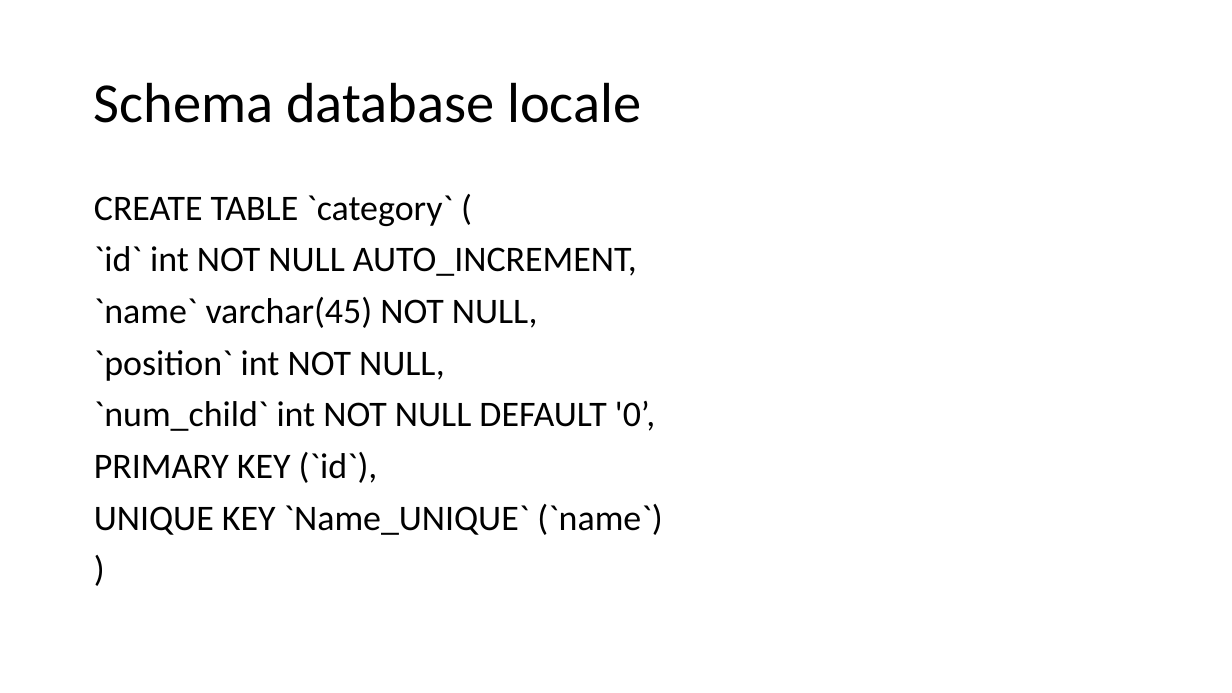
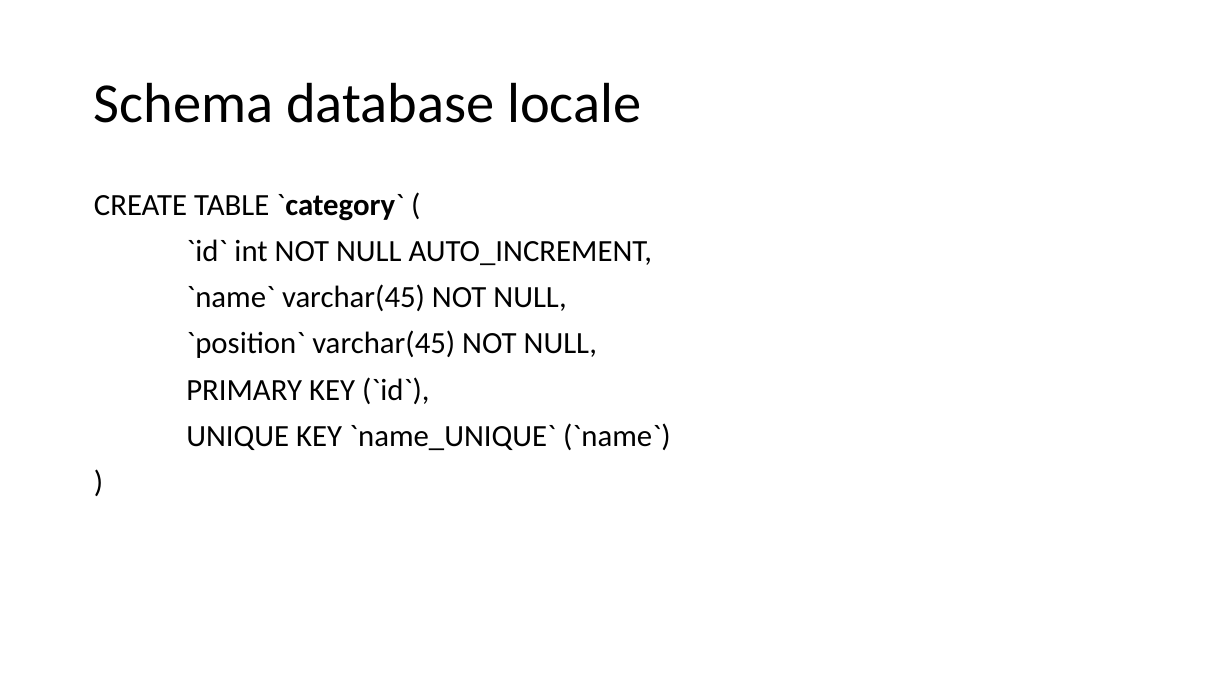
Before and after one commit to Trixyz28/TIW-ImgCatalog-RIA, a slide deck: slide 6 of Documents/ImgCatalogRIA.pptx (slide 8 before the commit). Drawn at 1232x693 pixels with LibreOffice and Linux fonts; fonts in the diff are those of the drawing. Boxes give left, top, right and bottom in pixels: in the first picture for what was removed or moved away, otherwise in the second. Text is boxed around its words. In the diff, an @@ line names an element or a change of style, - is before the commit and + after.

```diff
--- a/Documents/ImgCatalogRIA.pptx
+++ b/Documents/ImgCatalogRIA.pptx
@@ text at (x1=94, y1=194, x2=652, y2=404): size 28 to 24 pt in "CREATE TABLE `category` (", "`id` int NOT NULL AUTO_INCREMENT,", "`name` varchar(45) NOT NULL,", "PRIMARY KEY (`id`)," and 1 more places; bold on in "`category`" @@
@@ text at (x1=186, y1=330, x2=597, y2=358): text changed; size 28 to 24 pt @@
-`position` int NOT NULL,
-`num_child` int NOT NULL DEFAULT '0’,
+`position` varchar(45) NOT NULL,
@@ text at (x1=186, y1=423, x2=670, y2=450): text changed; size 28 to 24 pt @@
-UNIQUE KEY `Name_UNIQUE` (`name`)
+UNIQUE KEY `name_UNIQUE` (`name`)
```
Also in this commit, not shown: 8 other slides changed, 2 slides removed, 2 other files.
